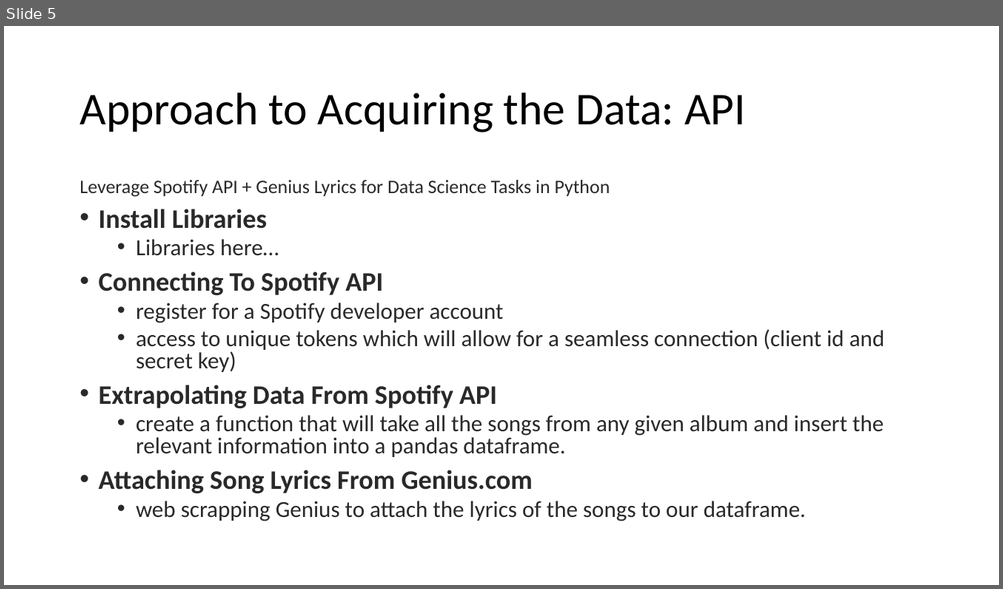
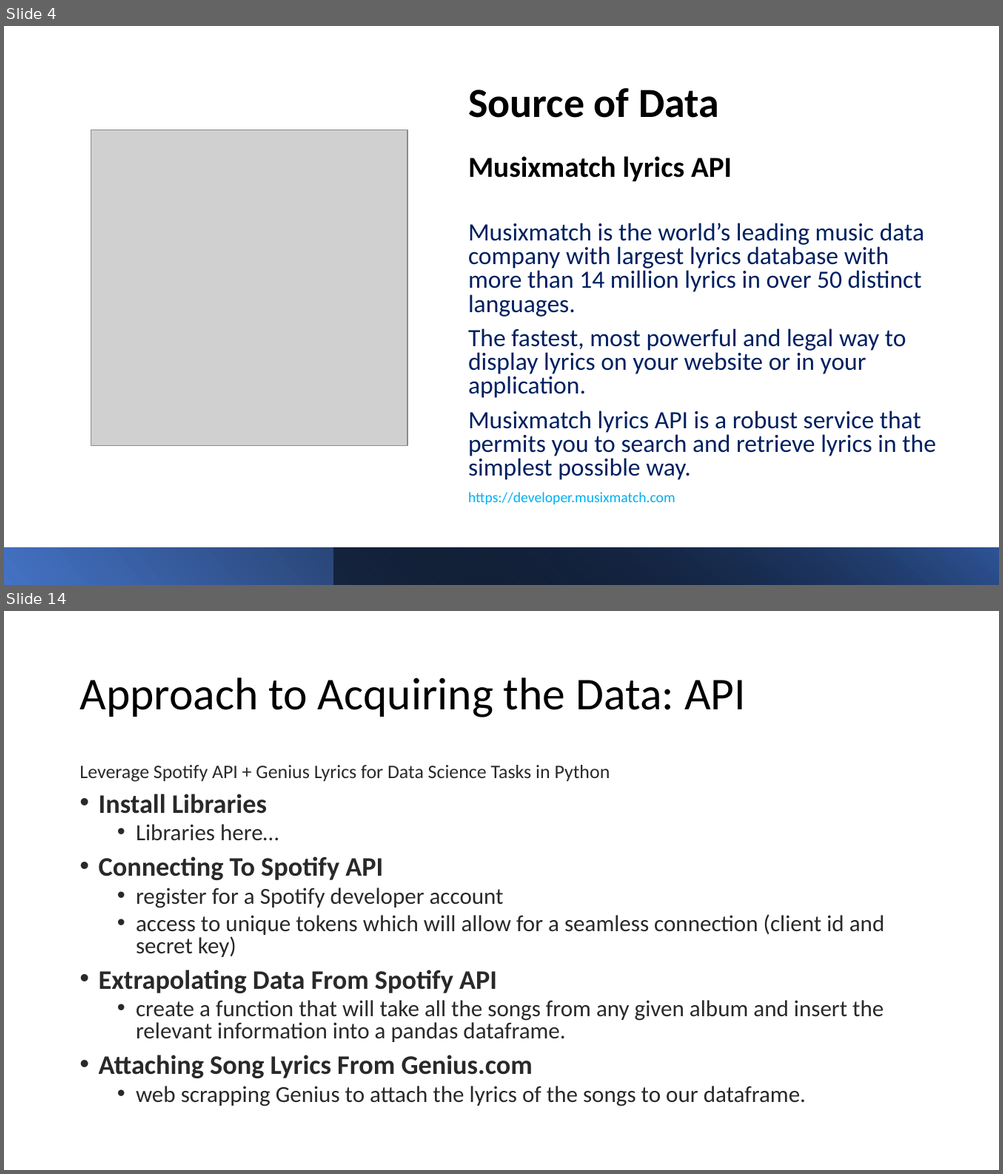
Before and after one commit to TrevorPawlewicz/DSCI-511-Course-Project, a slide deck: Presentation PowerPoint/Project-Presentation-Template.pptx. Shown one above the other, each under a label of ours: slide 5 before the commit, slides 4 and 14 after it; the slides between them are not shown. The pictures are 1003x589 and 1003x1174 pixels, drawn with LibreOffice and Linux fonts; fonts in the diff are those of the drawing; grey boxes stand for pictures. Boxes give left, top, right and bottom in pixels: in the first picture for what was removed or moved away, otherwise in the second. Text is boxed around its words. In the diff, an @@ line names an element or a change of style, - is before the commit and + after.

```diff
--- a/Presentation PowerPoint/Project-Presentation-Template.pptx
+++ b/Presentation PowerPoint/Project-Presentation-Template.pptx
@@ slide 4 added at (x1=4, y1=26, x2=999, y2=585), background #FFFFFF @@
@@ title added at (x1=468, y1=88, x2=719, y2=118), 40 pt, text #000000, bold @@
+Source of Data
@@ picture added at (x1=91, y1=130, x2=407, y2=446) @@
@@ text added at (x1=468, y1=156, x2=936, y2=505), 24 pt, text #002060 @@
+Musixmatch lyrics API
+Musixmatch is the world’s leading music data company with largest lyrics database with more than 14 million lyrics in over 50 distinct languages.
+The fastest, most powerful and legal way to display lyrics on your website or in your application.
+Musixmatch lyrics API is a robust service that permits you to search and retrieve lyrics in the simplest possible way.
+https://developer.musixmatch.com
@@ rectangle added at (x1=4, y1=548, x2=999, y2=585), fill gradient #4472C4 to #000000 @@
@@ rectangle added at (x1=334, y1=548, x2=999, y2=585), fill gradient #000000 to #2F5597 @@
@@ what was slide 5 is now slide 14 @@
```
Also in this commit, not shown: 7 slides changed, 5 other slides added, 2 slides removed.
